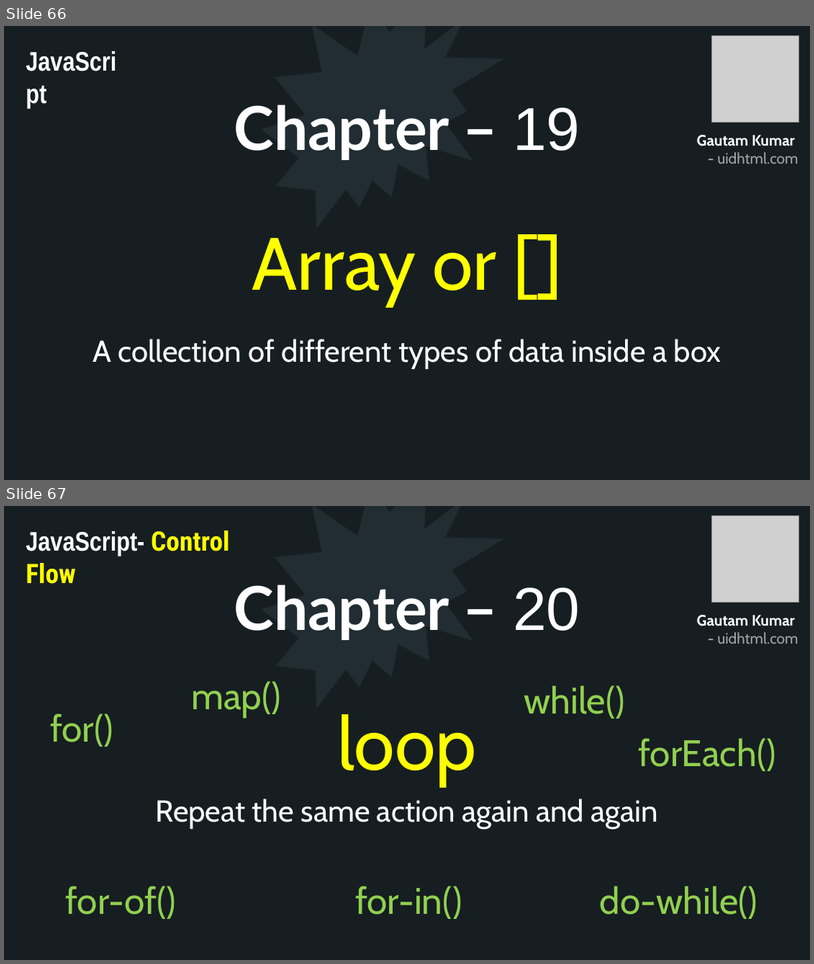
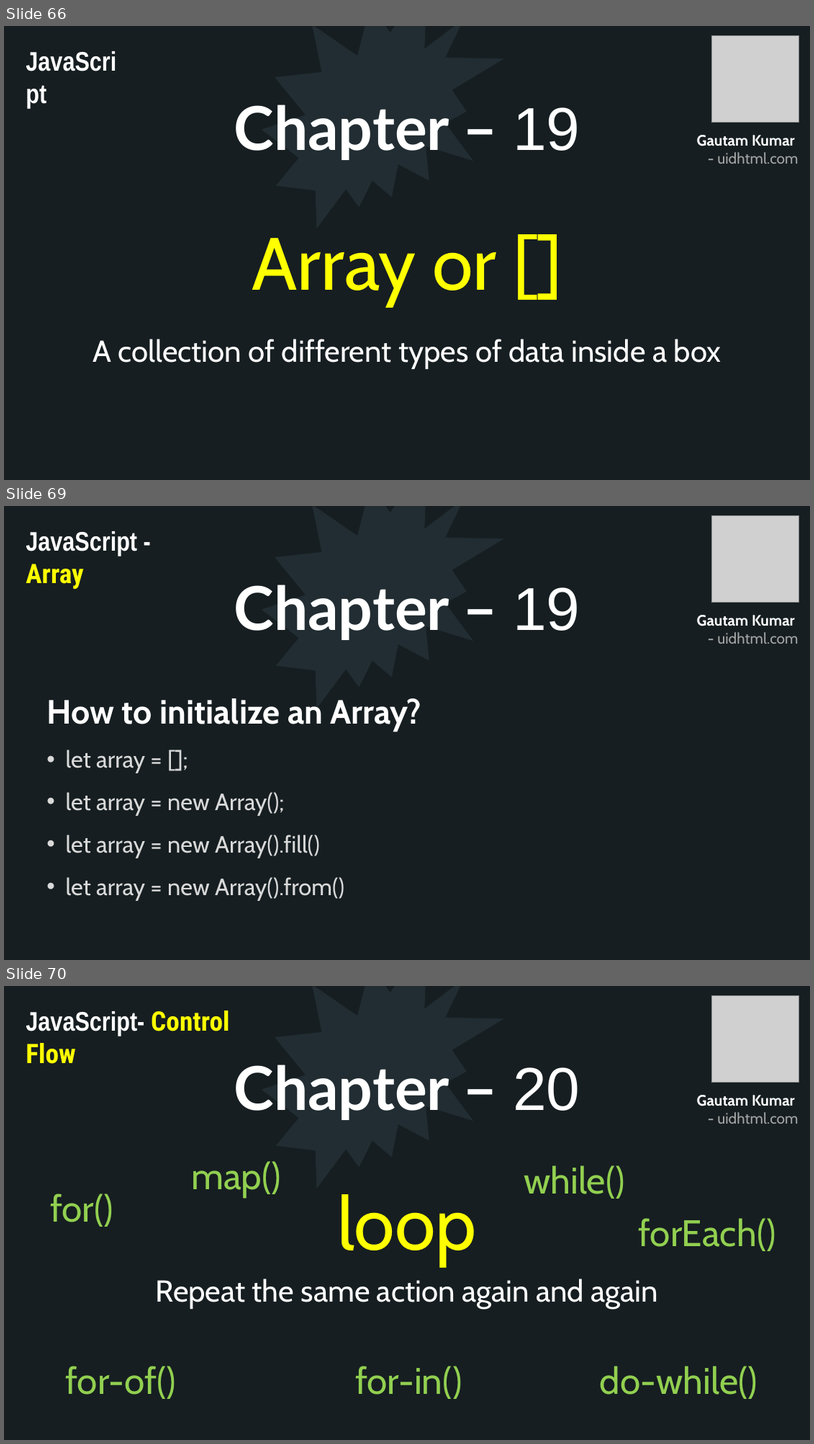
Before and after one commit to uidhtml/javascript-tutorials, a slide deck: Javascript Tutorials.pptx. Shown one above the other, each under a label of ours: slides 66 and 67 before the commit, slides 66, 69 and 70 after it; the slides between them are not shown. The pictures are 814x964 and 814x1444 pixels, drawn with LibreOffice and Linux fonts; fonts in the diff are those of the drawing; grey boxes stand for pictures. Boxes give left, top, right and bottom in pixels: in the first picture for what was removed or moved away, otherwise in the second. Text is boxed around its words. In the diff, an @@ line names an element or a change of style, - is before the commit and + after.

Commit message:
Added chapter 19

```diff
--- a/Javascript Tutorials.pptx
+++ b/Javascript Tutorials.pptx
@@ slide 69 added at [4, 506, 810, 960], background #2C3C43; not listed: 10 template elements that a slide beside it also shows @@
@@ rectangle added at [4, 506, 810, 960], fill #161E22 @@
@@ irregular seal added at [262, 506, 504, 708], fill #212D32 @@
@@ picture added at [712, 515, 800, 602] @@
@@ text added at [26, 531, 137, 589], 32 pt, text #FFFFFF, bold @@
+JavaScript - Array
@@ title added at [234, 584, 580, 640], 72 pt, text #FFFFFF, bold @@
+Chapter – 19
@@ text added at [697, 615, 798, 644], 18 pt, text #A6A6A6, bold @@
+Gautam Kumar
+- uidhtml.com
@@ text added at [46, 698, 422, 901], 28 pt, text #D9D9D9 @@
+How to initialize an Array?
+• let array = [];
+• let array = new Array();
+• let array = new Array().fill()
+• let array = new Array().from()
@@ what was slide 67 is now slide 70 @@
```
Also in this commit, not shown: 2 other slides added, 12 other files.
